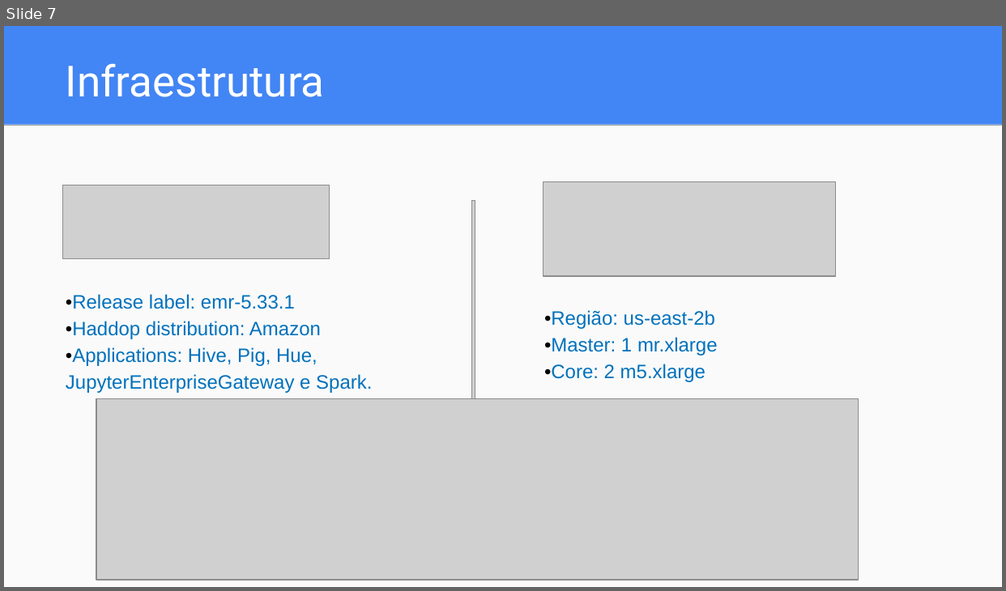
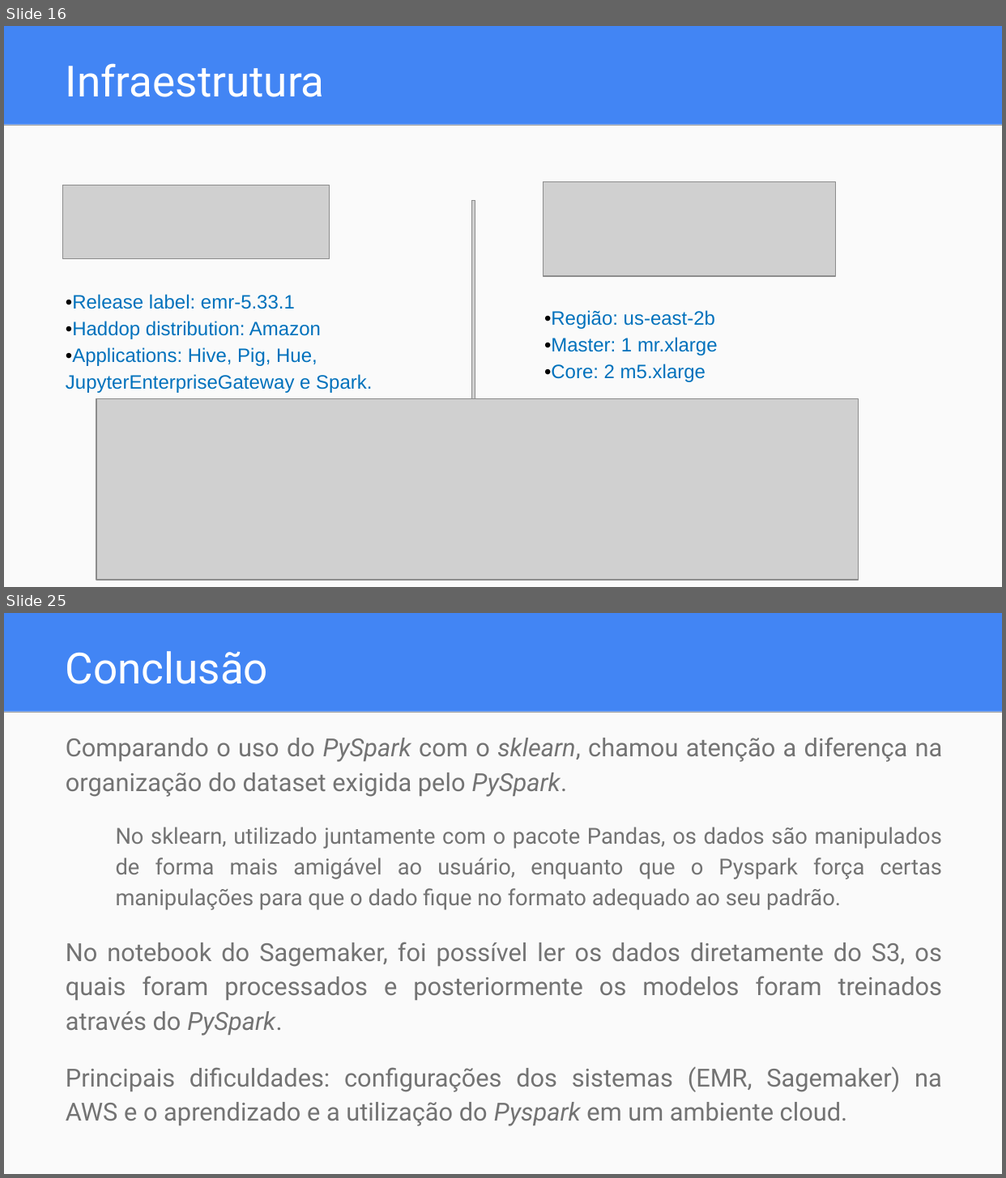
Before and after one commit to dwelcaslu/IFSP-Projeto-Interdisciplinar-2021.02, a slide deck: reports/Apresentação - Projeto Interdisciplinar.pptx. Shown one above the other, each under a label of ours: slide 7 before the commit, slides 16 and 25 after it; the slides between them are not shown. The pictures are 1006x591 and 1006x1178 pixels, drawn with LibreOffice and Linux fonts; fonts in the diff are those of the drawing; grey boxes stand for pictures. Boxes give left, top, right and bottom in pixels: in the first picture for what was removed or moved away, otherwise in the second. Text is boxed around its words. In the diff, an @@ line names an element or a change of style, - is before the commit and + after.

```diff
--- a/reports/Apresentação - Projeto Interdisciplinar.pptx
+++ b/reports/Apresentação - Projeto Interdisciplinar.pptx
@@ slide 25 added at box(4, 613, 1002, 1174), background #4285F4; not listed: 2 template elements that a slide beside it also shows @@
@@ title added at box(66, 651, 268, 684), 31 pt, text #FFFFFF @@
+Conclusão
@@ text added at box(66, 737, 943, 1127), 18 pt, text #737373 @@
+Comparando o uso do PySpark com o sklearn, chamou atenção a diferença na organização do dataset exigida pelo PySpark.
+No sklearn, utilizado juntamente com o pacote Pandas, os dados são manipulados de forma mais amigável ao usuário, enquanto que o Pyspark força certas manipulações para que o dado fique no formato adequado ao seu padrão.
+No notebook do Sagemaker, foi possível ler os dados diretamente do S3, os quais foram processados e posteriormente os modelos foram treinados através do PySpark.
+Principais dificuldades: configurações dos sistemas (EMR, Sagemaker) na AWS e o aprendizado e a utilização do Pyspark em um ambiente cloud.
@@ what was slide 7 is now slide 16 @@
```
Also in this commit, not shown: 9 slides changed, 14 other slides added, 9 slides removed, 2 other files.
